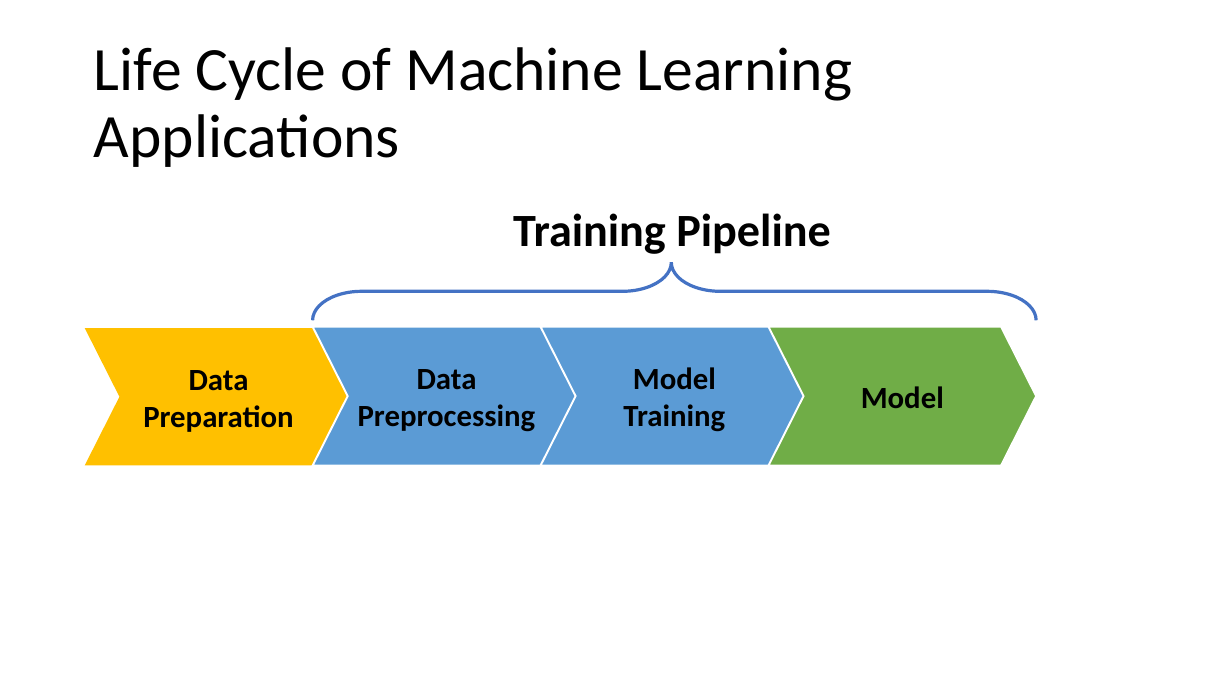
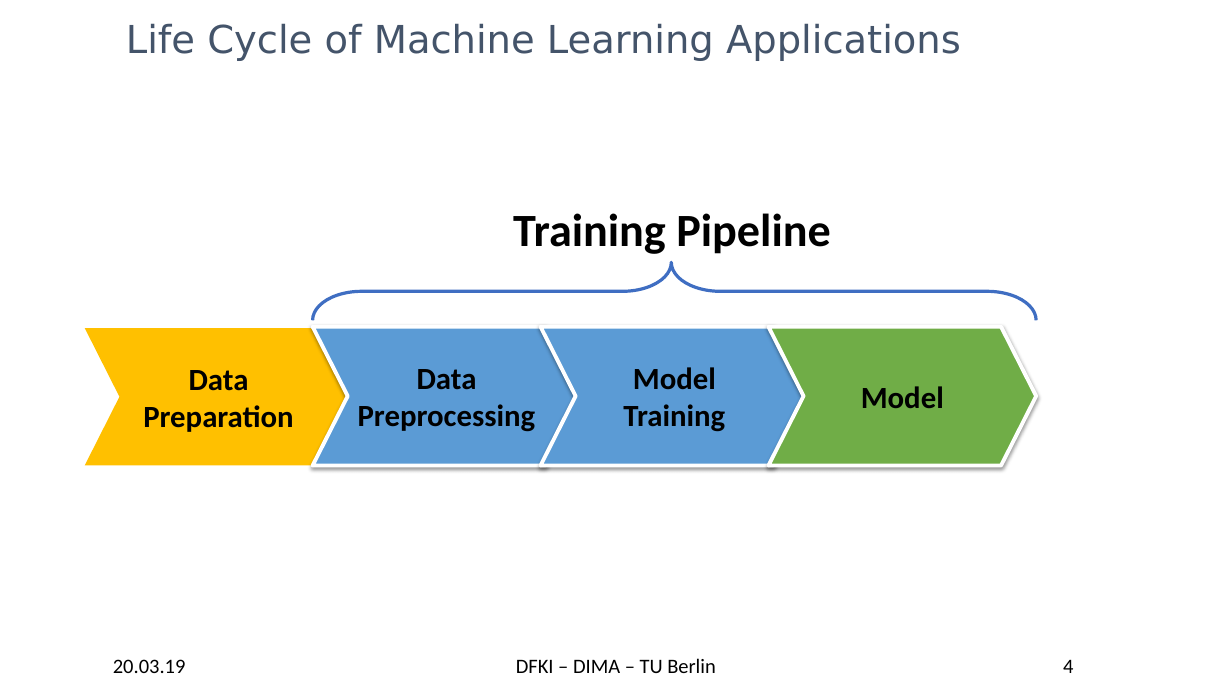
Before and after one commit to TU-Berlin-DIMA/continuous-pipeline-deployment, a slide deck: slide 4 of slides/edbt-2019/edbt-2019.pptx (slide 6 before the commit). Drawn at 1232x693 pixels with LibreOffice and Linux fonts; fonts in the diff are those of the drawing; background and template pictures are left out. Boxes give left, top, right and bottom in pixels: in the first picture for what was removed or moved away, otherwise in the second. Text is boxed around its words. In the diff, an @@ line names an element or a change of style, - is before the commit and + after.

```diff
--- a/slides/edbt-2019/edbt-2019.pptx
+++ b/slides/edbt-2019/edbt-2019.pptx
@@ title "Life Cycle of Machine Learning ...": place and size @@
-title "Life Cycle of Machine Learning ..." at box(94, 47, 852, 167)
+title "Life Cycle of Machine Learning ..." at box(126, 23, 961, 61)
@@ title "Life Cycle of Machine Learning ..." at box(126, 23, 961, 61): size 48 to 30 pt, font Calibri to DejaVu Sans, text colour #000000 to #44546A; line spacing 0.9 to 1 @@
@@ outline #FFFFFF 1.5 pt to #FFFFFF 3 pt; shadow on in 3 elements at box(312, 327, 580, 466), box(541, 327, 809, 466), box(769, 327, 1037, 466) @@
@@ text added at box(113, 659, 186, 673), 16 pt, text #000000 @@
+20.03.19
@@ text added at box(516, 658, 716, 673), 16 pt, text #000000 @@
+DFKI – DIMA – TU Berlin
@@ page number added at box(1063, 659, 1073, 673), 16 pt, text #000000 @@
+4
```
Also in this commit, not shown: 10 other slides changed, 25 slides added, 18 slides removed, 7 other files.
